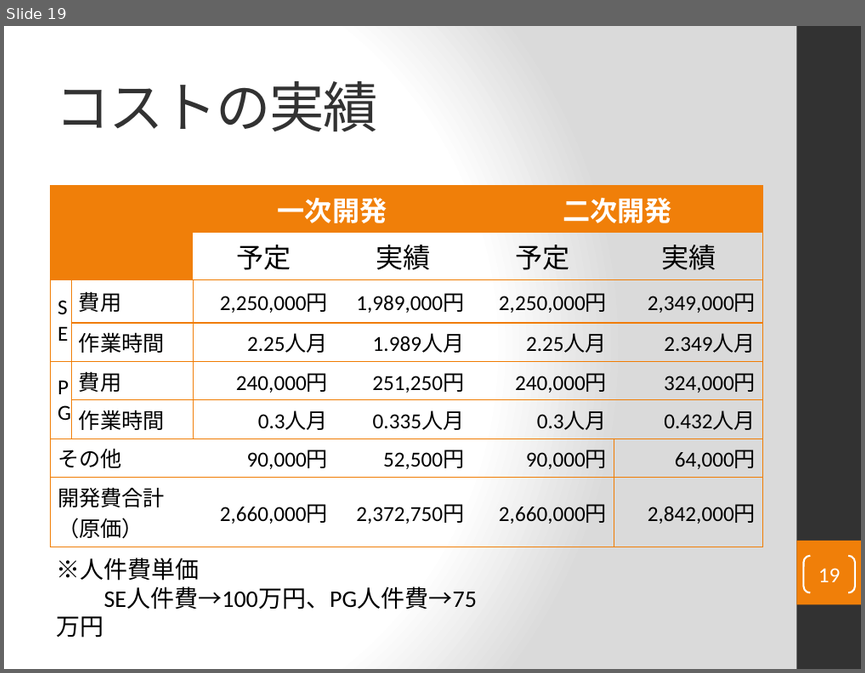
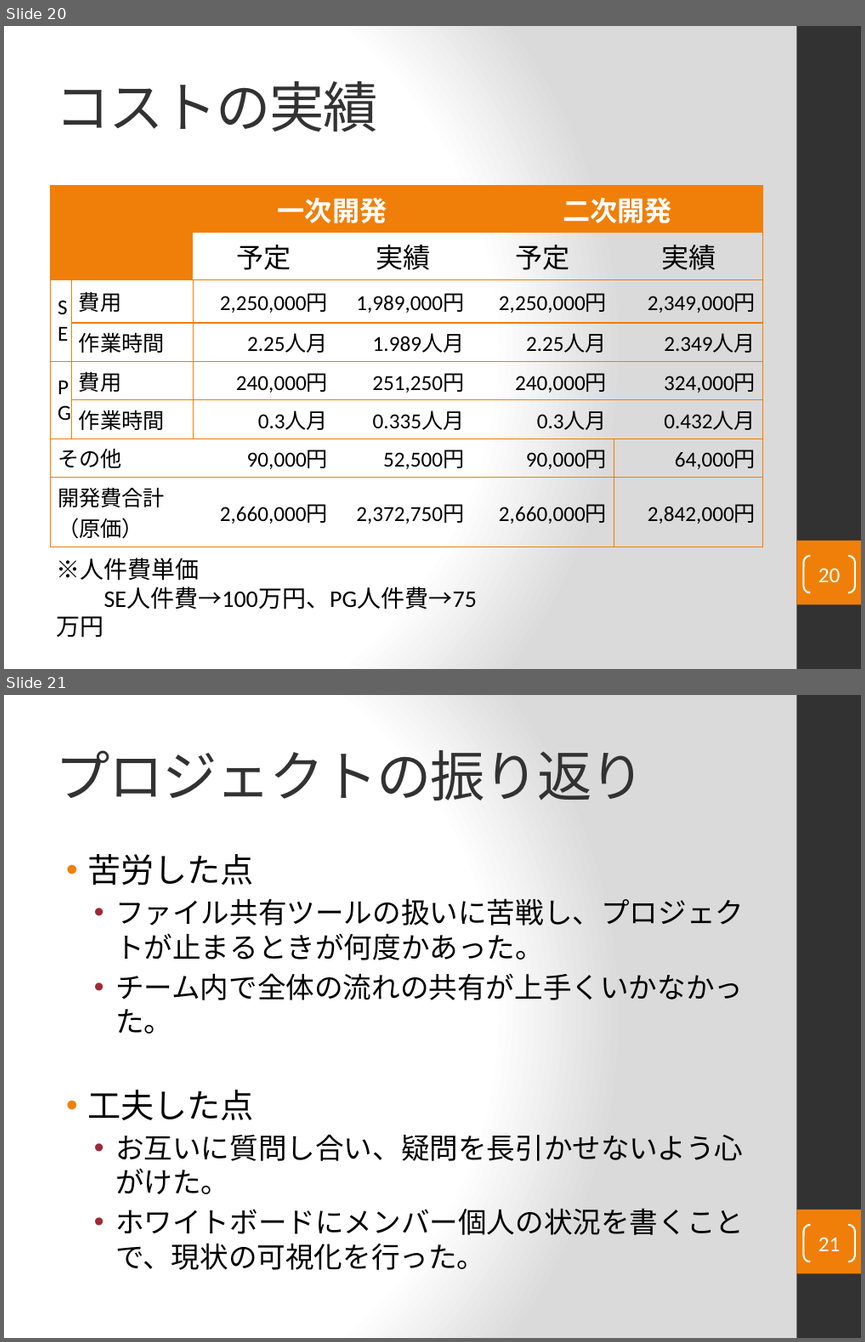
Before and after one commit to ChakaFlame/5_FGO, a slide deck: doc/unfinished/Presentation/5_fgoプレゼン資料.pptx. Shown one above the other, each under a label of ours: slide 19 before the commit, slides 20 and 21 after it. The pictures are 865x673 and 865x1342 pixels, drawn with LibreOffice and Linux fonts; fonts in the diff are those of the drawing. Boxes give left, top, right and bottom in pixels: in the first picture for what was removed or moved away, otherwise in the second. Text is boxed around its words. In the diff, an @@ line names an element or a change of style, - is before the commit and + after.

```diff
--- a/doc/unfinished/Presentation/5_fgoプレゼン資料.pptx
+++ b/doc/unfinished/Presentation/5_fgoプレゼン資料.pptx
@@ slide 21 added at (4,695,861,1338), background gradient #FFFFFF to #DADADA; not listed: 2 template elements that a slide beside it also shows @@
@@ title added at (55,750,645,800), 46 pt, text #323232 @@
+プロジェクトの振り返り
@@ text added at (87,854,744,1270), 24 pt, text #000000 @@
+• 苦労した点
+  • ファイル共有ツールの扱いに苦戦し、プロジェクトが止まるときが何度かあった。
+  • チーム内で全体の流れの共有が上手くいかなかった。
+• 工夫した点
+  • お互いに質問し合い、疑問を長引かせないよう心がけた。
+  • ホワイトボードにメンバー個人の状況を書くことで、現状の可視化を行った。
@@ page number added at (803,1225,855,1261), outline #FFFFFF 1.5 pt, 18 pt, text #FFFFFF @@
+21
@@ what was slide 19 is now slide 20 @@
@@ page number at (818,567,840,582): text changed @@
-19
+20
```
Also in this commit, not shown: 4 slides changed, 3 other slides added, 2 slides removed.
